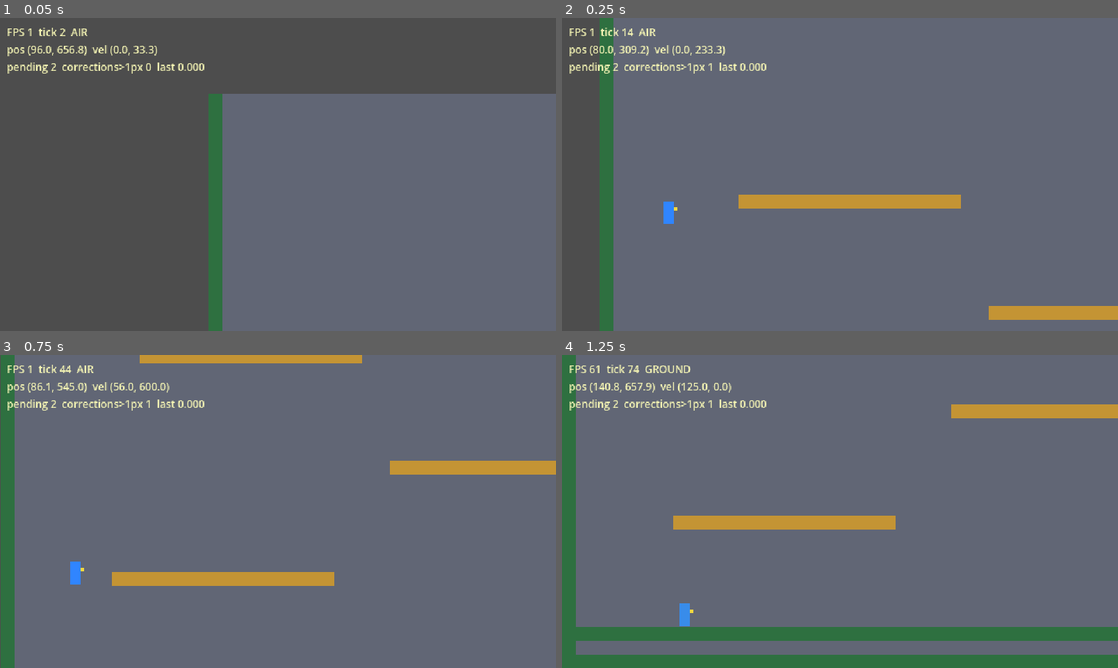
Above: before the commit, frames 1-4 (two rows, left to right).
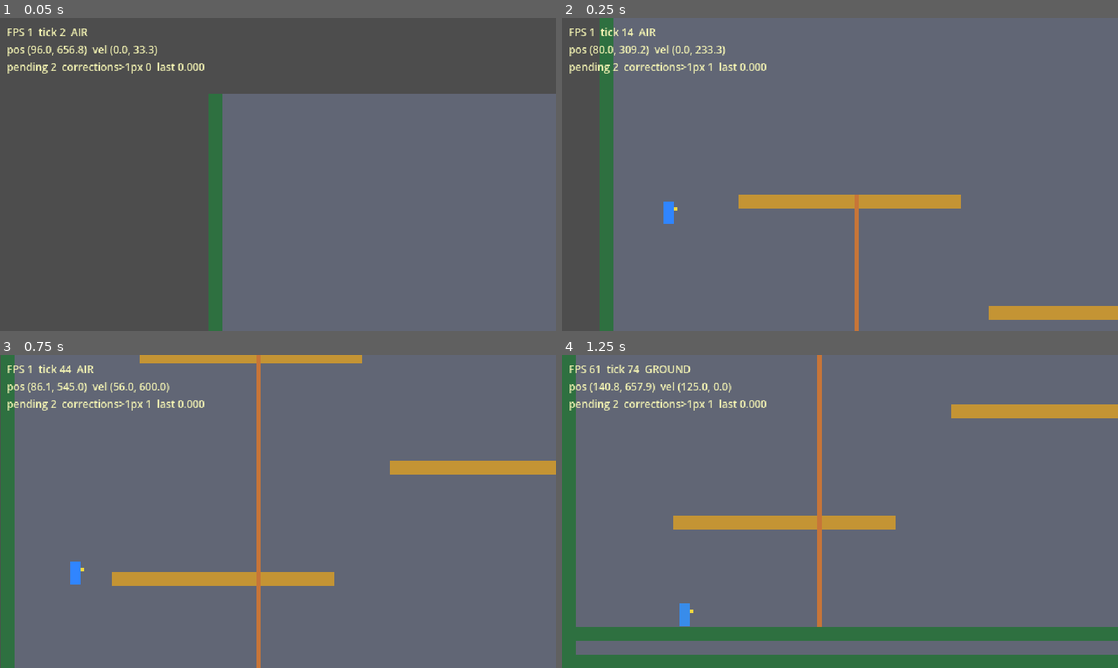
Above: after the commit, the same moments.

Repository: icors2/Action-Story
Game: Godot game, scene res://boot/boot.tscn
The game is run twice, just before and just after one commit, with the same random seed, the same clock (stepped at 60 frames per second) and the same inputs.
Inputs (mouse positions are in pixels of both pictures, inside the frame that each line leads up to):
- Up to frame 1 (0.05 s): no input
- Up to frame 2 (0.25 s): no input
- Up to frame 3 (0.75 s): tap Enter (toggle_chat) at 0.5 s; move the mouse to (400, 495) at 0.52 s; hold Right (move_right) from 0.53 s (still down); tap Ctrl (attack) at 0.6 s; click (400, 495) at 0.67 s
- Up to frame 4 (1.25 s): keep holding Right (move_right); tap Space (jump) at 0.77 s

Frame 1 is identical in both runs. In frame 2, 0.3% of the frame differs, in the area x 52-54%, y 56-100%; in frame 3, 0.8%; in frame 4, 0.8%, in the area x 45-47%, y 0-87%.

Commit message:
fix(content): draw visible rope and ladder placeholders
Phase 1 play-test could grab climbables but they had no art, so they
were invisible. Draw a brown rope bar and yellow ladder rungs from
the collision shape.

Diff:
--- a/game/content/maps/climbable.gd
+++ b/game/content/maps/climbable.gd
@@ -10,3 +10,50 @@
 	collision_mask = 0
 	monitoring = false
 	monitorable = true
+	_add_placeholder_art()
+
+
+func _add_placeholder_art() -> void:
+	var size: Vector2 = Vector2(10, 128)
+	var cs: CollisionShape2D = get_node_or_null("CollisionShape2D") as CollisionShape2D
+	if cs and cs.shape is RectangleShape2D:
+		size = (cs.shape as RectangleShape2D).size
+	if kind == "ladder":
+		_draw_ladder(size)
+	else:
+		_draw_rope(size)
+
+
+func _draw_rope(size: Vector2) -> void:
+	var rope := ColorRect.new()
+	rope.size = Vector2(5, size.y)
+	rope.position = Vector2(-2.5, -size.y * 0.5)
+	rope.color = Color(0.78, 0.46, 0.22)
+	rope.mouse_filter = Control.MOUSE_FILTER_IGNORE
+	add_child(rope)
+
+
+func _draw_ladder(size: Vector2) -> void:
+	var width: float = 14.0
+	var height: float = size.y
+	var left := ColorRect.new()
+	left.size = Vector2(3, height)
+	left.position = Vector2(-width * 0.5, -height * 0.5)
+	left.color = Color(0.9, 0.74, 0.28)
+	left.mouse_filter = Control.MOUSE_FILTER_IGNORE
+	add_child(left)
+	var right := ColorRect.new()
+	right.size = Vector2(3, height)
+	right.position = Vector2(width * 0.5 - 3.0, -height * 0.5)
+	right.color = Color(0.9, 0.74, 0.28)
+	right.mouse_filter = Control.MOUSE_FILTER_IGNORE
+	add_child(right)
+	var y: float = -height * 0.5 + 8.0
+	while y < height * 0.5 - 4.0:
+		var rung := ColorRect.new()
+		rung.size = Vector2(width, 3)
+		rung.position = Vector2(-width * 0.5, y)
+		rung.color = Color(0.95, 0.82, 0.36)
+		rung.mouse_filter = Control.MOUSE_FILTER_IGNORE
+		add_child(rung)
+		y += 16.0
Not shown, changed: docs/CHANGELOG.md
